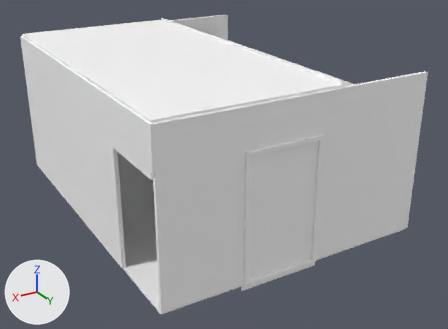
The FBX model Projektarbeit/Assets/FBX/Rooms/BoysRoom.fbx: old version first, new version second.
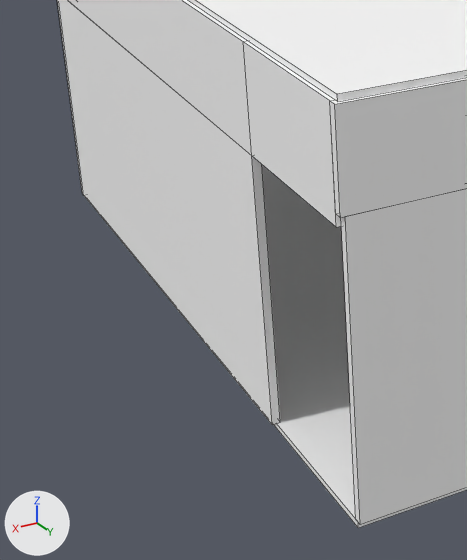
Old and new are each drawn whole from a 50 mm lens placed at (-3.73, 12.61, 6.29), pointed at (-10.25, 1.75, 0.86) and again close up on the part from 0% to 47% of the width and 24% to 100% of the height. Arrows for +X, +Y and +Z are at lower left; the lights stay in place. The close-ups show mesh edges as thin lines. Where no turn or scale is listed for an object, it has been applied to the vertices. Vertices at the same position are counted once.

Names of what the first close-up shows: 'Ceil', 'Ceil_wall', 'FloorTile', 'Wall', 'Wall4'.
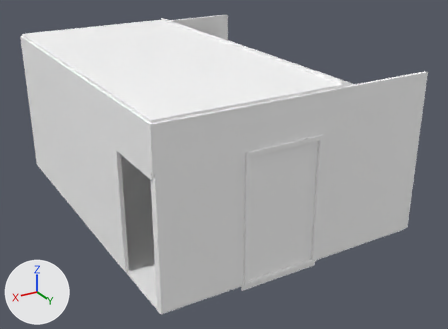
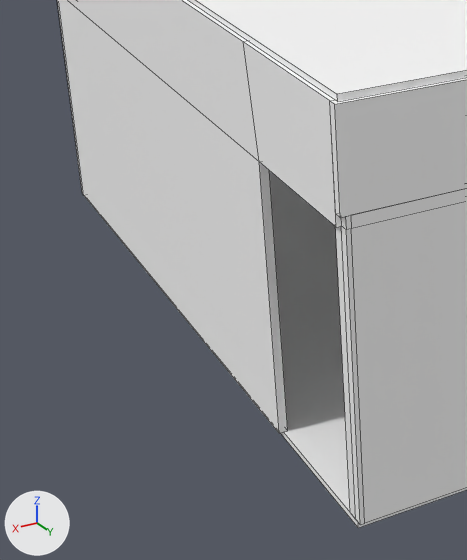
Boxes [x1, y1, x2, y2] around the edits, measured in the close-ups (467 x 560 px; the box of a moved part takes in the faces that stretch with it):
```json
{"object": "Wall", "change": "reshaped", "before": [57, 0, 341, 425], "after": [59, 0, 341, 433]}
{"object": "Wall4", "change": "reshaped", "before": [341, 188, 467, 525], "after": [335, 188, 467, 525]}
{"part": 2, "of": "me_mesh_010", "change": "moved or reshaped", "before": [65, 0, 336, 425], "after": [65, 0, 336, 433]}
```

Scene script edits in JSON lines:
```json
{"block": "me_mesh_010", "where": "me_mesh_010.from_pydata(...)  # 18 vertices, 15 faces; spans x 1.8..1.88, y -6.44..0.76, z -1.25..2.05"}
{"block": "me_mesh_010", "where": "# used by ob_wall; location = (-9.04, 4.0, 1.25)"}
{"block": "me_mesh_010", "where": "# before: 8 (1.88, -0.76, -1.25) at pixel (272, 424), 11 (1.87, -0.76, 1.15) at pixel (251, 155), 12 (1.8, -0.76, -1.25) at pixel (280, 422), 14 (1.8, -0.76, 1.15)"}
{"block": "me_mesh_010", "change": "me_mesh_010 part 2"}
{"op": "add", "block": "me_mesh_010", "code": "for i in [8, 11, 12, 14]: me_mesh_010.vertices[i].co += Vector((0.0, 0.15, 0.0))"}
{"block": "me_mesh_014", "where": "# used by ob_wall4; location = (-8.8, 4.76, 0.0)"}
{"op": "remove", "block": "me_mesh_014", "code": "me_mesh_014.from_pydata(...)  # 8 vertices, 6 faces; spans x 0.0..1.6, y 0.0..0.08, z 0.0..2.5"}
{"op": "add", "block": "me_mesh_014", "code": "me_mesh_014.from_pydata(...)  # 22 vertices, 20 faces; spans x 0.0..1.6, y -0.1..0.08, z 0.0..2.5"}
{"block": "me_mesh_014", "change": "me_mesh_014 part 1"}
{"block": "me_mesh_014", "change": "6 faces are deleted"}
{"block": "me_mesh_014", "change": "8 vertices are added at x 1.56..1.6, y -0.1..0.08, z 0.0..2.5"}
{"block": "me_mesh_014", "change": "6 new vertices lie (0.0, 0.0, -0.1) away from vertices in x 0.0..1.6, y 0.0..0.08, z 2.5"}
{"block": "me_mesh_014", "change": "20 new faces join them"}
```
